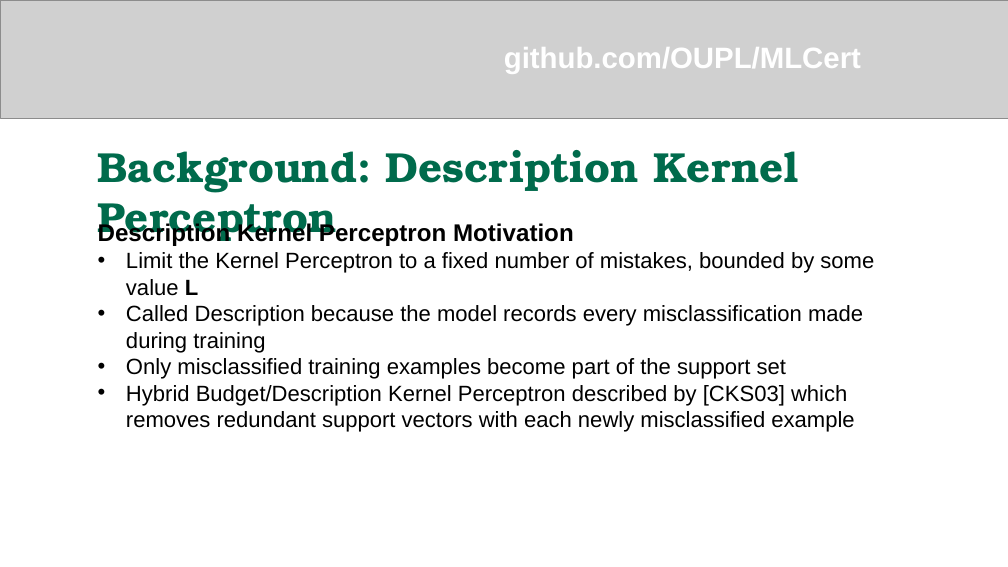
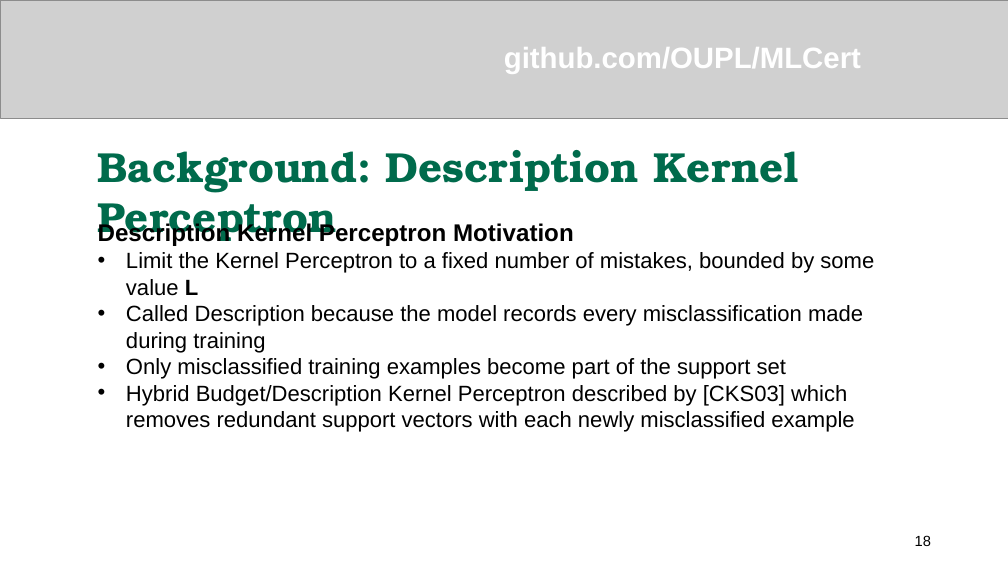
Before and after one commit to robinjanette/kpthesis, a slide deck: slide 18 of DefenseSlides.pptx (slide 15 before the commit). Drawn at 1008x567 pixels with LibreOffice and Linux fonts; fonts in the diff are those of the drawing; grey boxes stand for pictures. Boxes give left, top, right and bottom in pixels: in the first picture for what was removed or moved away, otherwise in the second. Text is boxed around its words. In the diff, an @@ line names an element or a change of style, - is before the commit and + after.

```diff
--- a/DefenseSlides.pptx
+++ b/DefenseSlides.pptx
@@ page number added at <box>915,535,931,546</box>, 14 pt, text #000000 @@
+18
```
Also in this commit, not shown: 36 other slides changed, 3 slides added.
